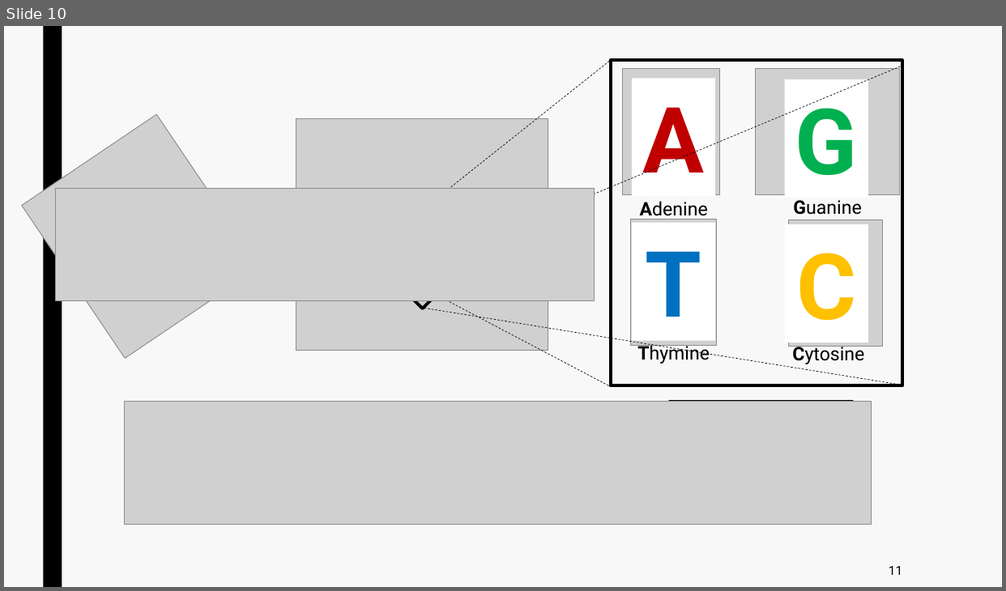
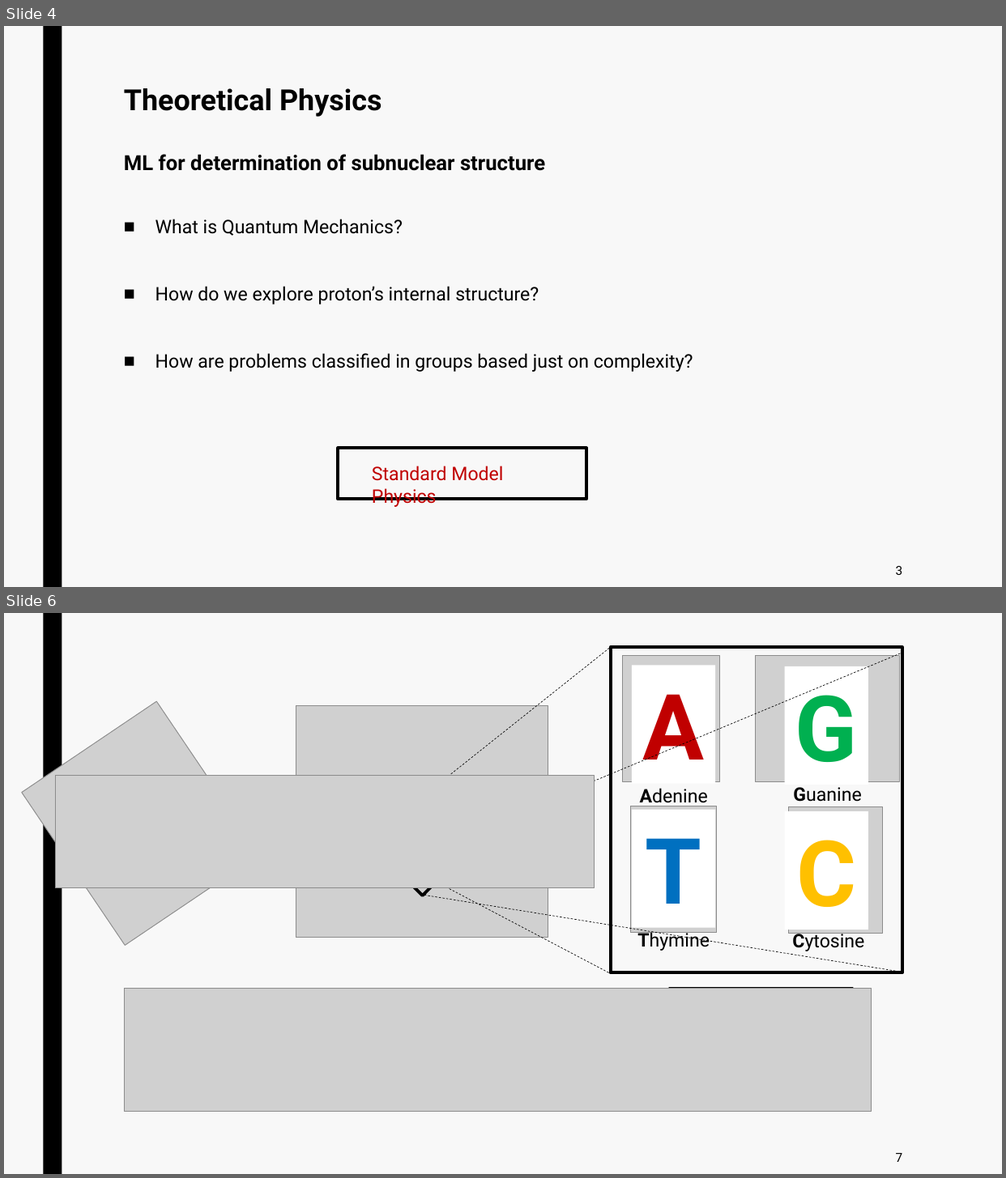
Before and after one commit to jurtasun/presentations, a slide deck: 202306_CRG_Postdoc/230623_GRG_Postdoc.ppt. Shown one above the other, each under a label of ours: slide 10 before the commit, slides 4 and 6 after it; the slides between them are not shown. The pictures are 1006x591 and 1006x1178 pixels, drawn with LibreOffice and Linux fonts; fonts in the diff are those of the drawing; grey boxes stand for pictures. Boxes give left, top, right and bottom in pixels: in the first picture for what was removed or moved away, otherwise in the second. Text is boxed around its words. In the diff, an @@ line names an element or a change of style, - is before the commit and + after.

```diff
--- a/202306_CRG_Postdoc/230623_GRG_Postdoc.ppt
+++ b/202306_CRG_Postdoc/230623_GRG_Postdoc.ppt
@@ slide 4 added at (4,26,1002,587), background #F8F8F8; not listed: 1 template element that a slide beside it also shows @@
@@ title added at (124,88,545,171), 20 pt, text #000000, bold @@
+Theoretical Physics
+ML for determination of subnuclear structure
@@ text added at (155,219,693,372), 18 pt, text #000000 @@
+■ What is Quantum Mechanics?
+■ How do we explore proton’s internal structure?
+■ How are problems classified in groups based just on complexity?
@@ rectangle added at (338,448,586,499), outline #000000 3 pt @@
@@ text added at (372,466,503,507), 18 pt, text #C00000 @@
+Standard Model Physics
@@ text added at (896,566,903,575), 12 pt, text #000000 @@
+3
@@ what was slide 10 is now slide 6 @@
@@ page number at (896,1153,903,1162): text changed @@
-11
+7
```
Also in this commit, not shown: 3 slides changed, 12 other slides added, 13 slides removed, 3 other files.
